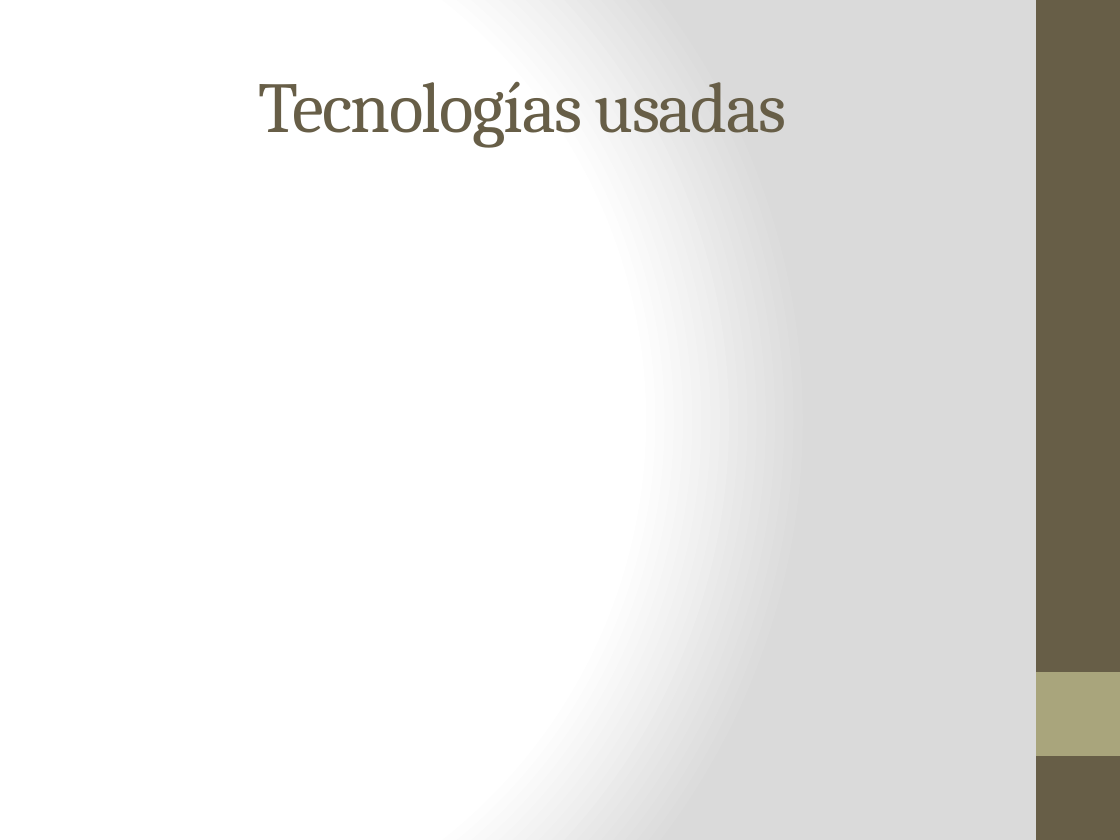
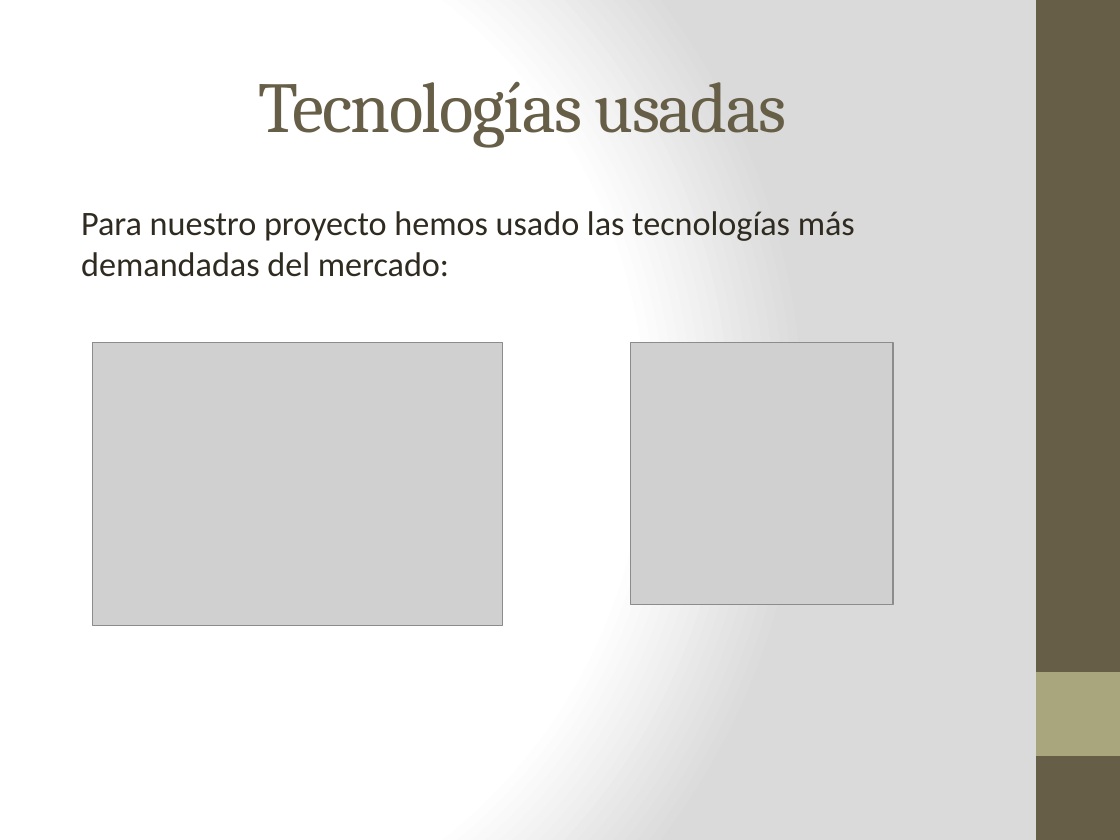
Before and after one commit to diegoozky/TFG, a slide deck: slide 7 of TFG-FIVE STAR.pptx. Drawn at 1120x840 pixels with LibreOffice and Linux fonts; fonts in the diff are those of the drawing; grey boxes stand for pictures. Boxes give left, top, right and bottom in pixels: in the first picture for what was removed or moved away, otherwise in the second. Text is boxed around its words. In the diff, an @@ line names an element or a change of style, - is before the commit and + after.

```diff
--- a/TFG-FIVE STAR.pptx
+++ b/TFG-FIVE STAR.pptx
@@ text added at (x1=81, y1=211, x2=855, y2=277), 22 pt, text #2F2B20 @@
+Para nuestro proyecto hemos usado las tecnologías más demandadas del mercado:
@@ picture added at (x1=93, y1=343, x2=503, y2=626) @@
@@ picture added at (x1=631, y1=343, x2=893, y2=605) @@
```
Also in this commit, not shown: 2 other files.
